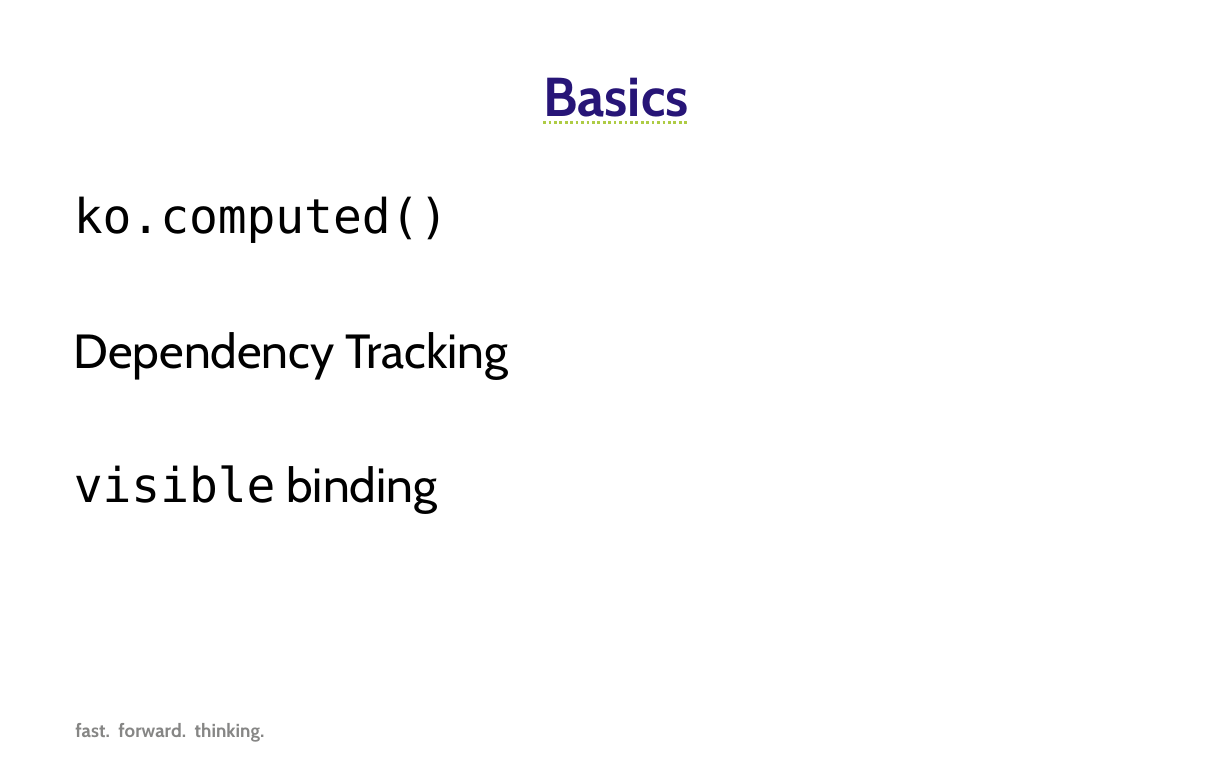
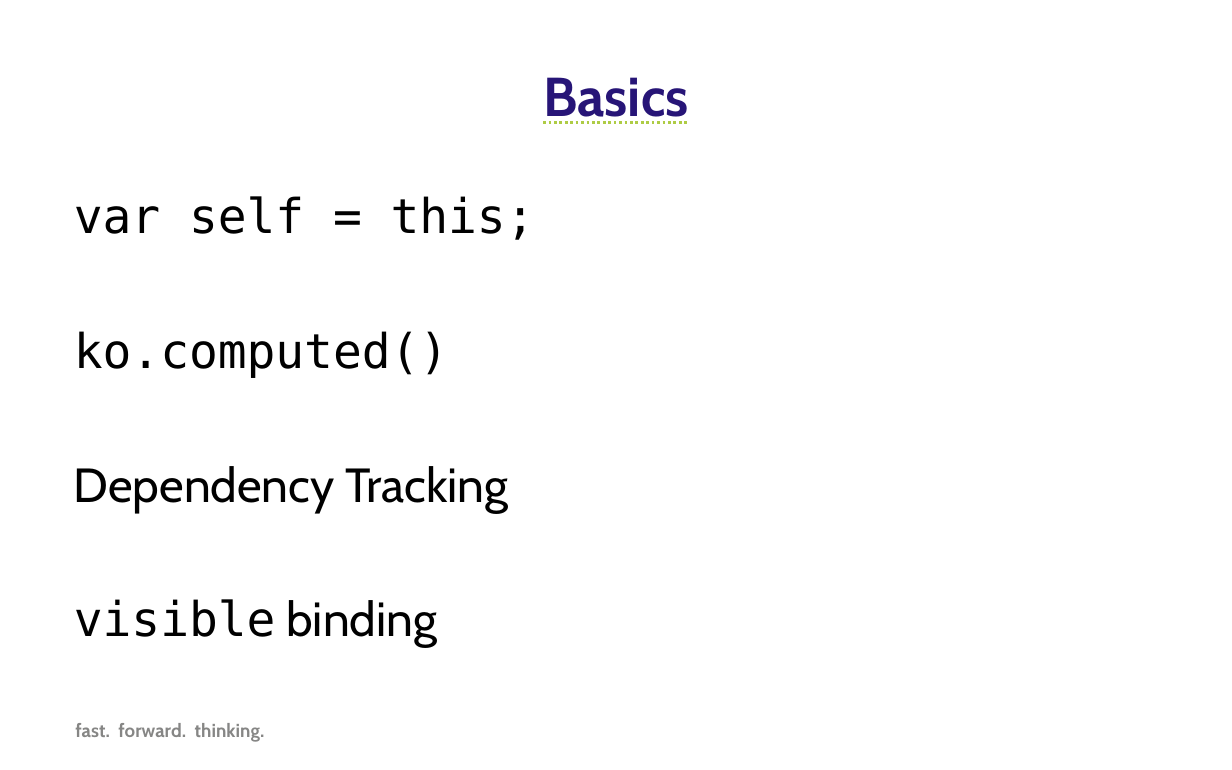
Before and after one commit to SteveDuitsman/MVVM_Examples, a slide deck: slide 8 of Forward Thinking KnockoutJS.pptx. Drawn at 1232x770 pixels with LibreOffice and Linux fonts; fonts in the diff are those of the drawing; background and template pictures are left out. Boxes give left, top, right and bottom in pixels: in the first picture for what was removed or moved away, otherwise in the second. Text is boxed around its words. In the diff, an @@ line names an element or a change of style, - is before the commit and + after.

```diff
--- a/Forward Thinking KnockoutJS.pptx
+++ b/Forward Thinking KnockoutJS.pptx
@@ text at (74, 196, 535, 240): paragraph added @@
+var self = this;
```
Also in this commit, not shown: 2 other slides changed.
